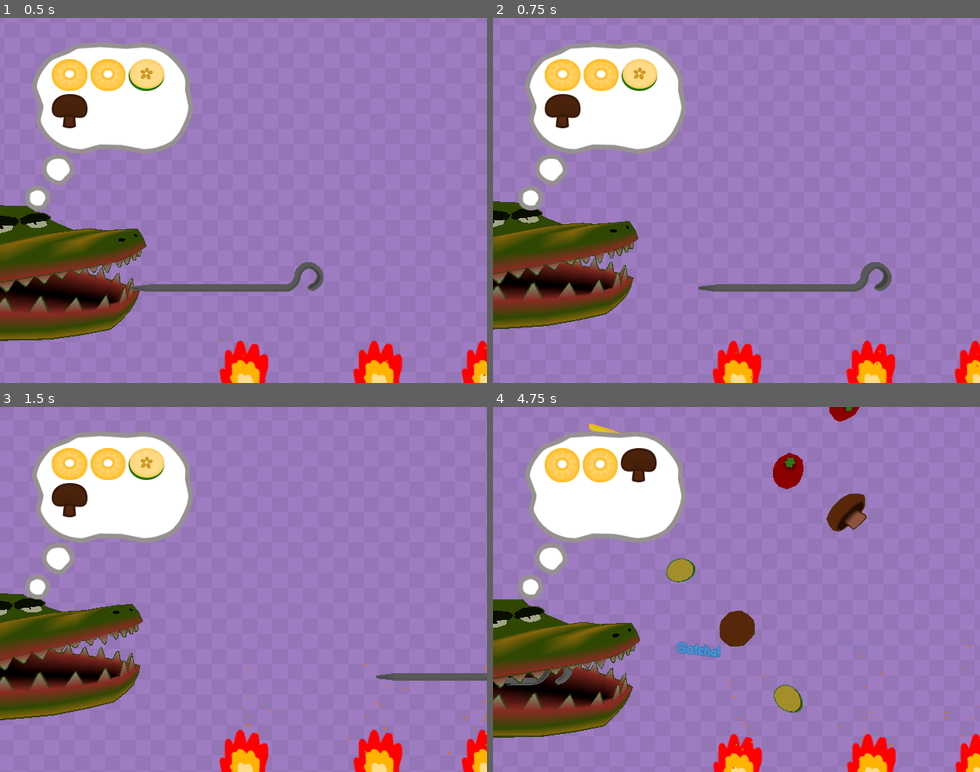
Above: before the commit, frames 1-4 (two rows, left to right).
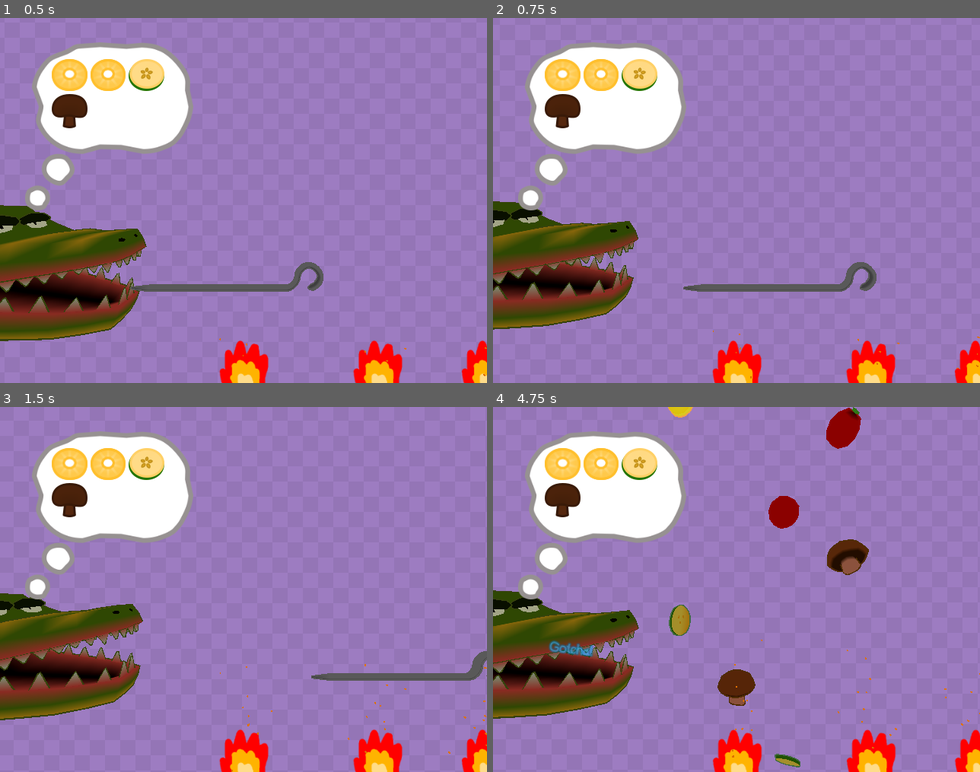
Above: after the commit, the same moments.

Repository: MartinLeGrand/AGES2026GameJam
Game: Godot game, scene res://Project/Maps/GameScene.tscn
The game is run twice, just before and just after one commit, with the same random seed, the same clock (stepped at 60 frames per second) and the same inputs. The engine's default icon, where the game draws it, is replaced by a stand-in: a white triangle on a blue panel in a dark square.
Inputs:
- Up to frame 1 (0.5 s): no input
- Up to frame 2 (0.75 s): hold Right (ui_right) from 0.53 s (still down); tap Space (chomp) at 0.6 s
- Up to frame 3 (1.5 s): release Right (ui_right) at 1.28 s; hold Left (ui_left) from 1.28 s (still down); tap Space (chomp) at 1.35 s
- Up to frame 4 (4.75 s): release Left (ui_left) at 2.03 s; hold Right (ui_right) 2.03-3.53 s; tap Space (chomp) every 0.75 s from 2.1 to 4.35 s; hold Left (ui_left) from 3.53 s (still down)

Frame 1 is identical in both runs. In frame 2, 0.6% of the frame differs, in the area x 39-82%, y 66-75%; in frame 3, 0.5%; in frame 4, 16%, in the area x 0-100%, y 0-100%.

Commit message:
Easier? And fixed camera bug

Diff:
--- a/Project/GameObjects/Collector/collector.gd
+++ b/Project/GameObjects/Collector/collector.gd
@@ -4,6 +4,6 @@
 func _on_body_entered(body: Node3D) -> void:
 	if body is Food:
 		if body.is_speared:
-			(GameManager.eat_food(body))
+			(GameManager.request_eat_food(body))
 	#if body is Spit:
 		#body.queue_free()
--- a/Project/GameObjects/Food/food.gd
+++ b/Project/GameObjects/Food/food.gd
@@ -32,7 +32,7 @@
 
 
 @export_category("Spit")
-@export_range(0.0, 100.0, 1.0) var spit_velocity_needed: float = 50.0 ## Velocity needed to penetrate food
+@export_range(0.0, 100.0, 1.0) var spit_velocity_needed: float = 20.0 ## Velocity needed to penetrate food
 @export var spit_grace_period: float = 0.1 ## Time before position follows spear
 @export var slide_off_resistance: float = 0.6 ## Less is more
 
--- a/Project/GameObjects/Spit/Spit.tscn
+++ b/Project/GameObjects/Spit/Spit.tscn
@@ -27,7 +27,7 @@
 collision_layer = 2
 collision_mask = 0
 script = ExtResource("1_k2vkn")
-brake_force = 5.0
+brake_force = 25.0
 max_move_x = 15.0
 
 [node name="Pivot" type="Node3D" parent="." unique_id=820222577]
--- a/Project/GameObjects/Spit/spit.gd
+++ b/Project/GameObjects/Spit/spit.gd
@@ -2,7 +2,8 @@
 
 
 @export var max_speed: float = 30
-@export var speed: float = 2.5 ## Speed in x-direction
+@export var speed: float = 2.0 ## Speed in x-direction
+@export var left_speed_mult: float = 1.4
 @export var slidy_brakes: bool = true ## FIXME: Shakes. False: Instant brakes. True sliiidy
 @export var brake_force: float = 10.0  ## NOTE: Slidy brakes must be true
 @export var max_move_x: float = 14.0 ## Nr of meters allowed to move in x-direction from start pos.
@@ -28,7 +29,9 @@
 	var dir: float = Input.get_axis("ui_left", "ui_right")
 	if dir:
 		velocity.x += speed * dir * GameManager.spit_speed_mult
-		velocity.x = clampf(velocity.x, -max_speed * GameManager.spit_speed_mult, max_speed * GameManager.spit_speed_mult)
+		if dir < 0:
+			velocity.x *= left_speed_mult
+		velocity.x = clampf(velocity.x, -max_speed * GameManager.spit_speed_mult * left_speed_mult, max_speed * GameManager.spit_speed_mult)
 	elif abs(velocity.x) > 0 and slidy_brakes:
 		velocity.x = move_toward(velocity.x, 0, brake_force)
 	else:
--- a/Project/Globals/GameManager/game_manager.gd
+++ b/Project/Globals/GameManager/game_manager.gd
@@ -27,6 +27,9 @@
 signal score_added(gained: int) ## When points are gained
 signal feed_combo_gain ## When nr is added to feed_combo
 signal feed_combo_reset ## When feed combo is reset
+signal entire_spit_eaten ## When last food was eaten
+signal combo_mult_applied ## When mult is applied at the end
+
 
 
 @export_category("Game")
@@ -39,7 +42,7 @@
 
 ## Once player feeds the croc it'll eat everything on the spit, then create a new order.
 @export var time_to_feed: float = 0.5 ## Grace period until new order, once feed has started
-@export var feed_combo: int = 0: ## Multiplied to score. +1 When feeding correct food, else set to zero
+@export var feed_combo: int = 0: ## Multiplied to score when final food is eaten. +1 When feeding correct food, else set to zero
 	set(value):
 		feed_combo = value
 		if feed_combo <= 0:
@@ -61,6 +64,8 @@
 var order: Array[Food.Request] = []
 var camera: ShakyCamera = null
 
+var eat_available: bool = true
+var _food_queue: Array[Food]
 
 #region Player
 var score: int = 0
@@ -75,6 +80,10 @@
 	camera = get_viewport().get_camera_3d()
 	start_game()
 
+
+func _process(_delta: float) -> void:
+	if not _food_queue.is_empty() and eat_available:
+		_eat_food(_food_queue.pop_front())
 
 func start_game() -> void:
 	create_order()
@@ -122,10 +131,12 @@
 #endregion
 
 #region Feeding
-func eat_food(food: Food) -> void:
+func _eat_food(food: Food) -> void:
+	eat_available = false
+
 	if feed_event_timer.is_stopped():
 		feed_event_timer.start(time_to_feed)
-
+	FXManager.request_fx(FXManager.FX.EAT)
 	## Is in order?
 	var food_in_order: bool = false
 	var req_index: int = 0
@@ -159,15 +170,22 @@
 		order[req_index].amount -= 1 ## Remove one amount from order
 		if order[req_index].amount <= 0:
 			order.remove_at(req_index)
+			if order.is_empty():
+				wrap_up_eat_phase.call_deferred()
 		order_changed.emit()
 	else:
 		## Not in order at all!
 		feed_combo = 0
 		calculate_and_add_score(food, Review.WRONG_FOOD)
 
-	FXManager.request_fx(FXManager.FX.EAT)
+
 	food_eaten.emit(food, review)
 	food.queue_free()
+	eat_available = true
+
+
+func request_eat_food(food: Food) -> void:
+	_food_queue.append(food)
 
 
 func calculate_and_add_score(food: Food, review: Review) -> void:
@@ -185,25 +203,42 @@
 		_:
 			pass ## Error!
 
-	var actual_feed_combo: int = feed_combo if feed_combo > 0 else 1
-	s = int(float(s) * mult * actual_feed_combo)
+
+	s = int(float(s) * mult)
 	add_score(s)
+
+
+func wrap_up_eat_phase() -> void:
+	#apply_combo_mult_to_score()
+	entire_spit_eaten.emit()
 
 
 ## Called on FeedEventTimer timeout (function way down here)
 func end_feeding() -> void:
+	feed_combo = 0
 	create_order()
 
 
-func add_score(gained: int) -> void:
-	score += gained
-	score_added.emit(gained)
+func add_score(gained: int, multiply: bool = false) -> void:
+	if not multiply:
+		score += gained
+		score_added.emit(gained)
+	else:
+		var old_score: int = score
+		score *= gained
+		combo_mult_applied.emit()
+		#score_added.emit(score - old_score)
 	print(score)
+
+
+func apply_combo_mult_to_score() -> void:
+	var actual_feed_combo: int = feed_combo if feed_combo > 0 else 1
+	add_score(actual_feed_combo, true)
+
 #endregion
 
 #region Order
 func create_order() -> void:
-
 	var new_order: Array[Food.Request]
 	var foods_in_order: int = 0
 	for r: int in randi_range(1, 4):
